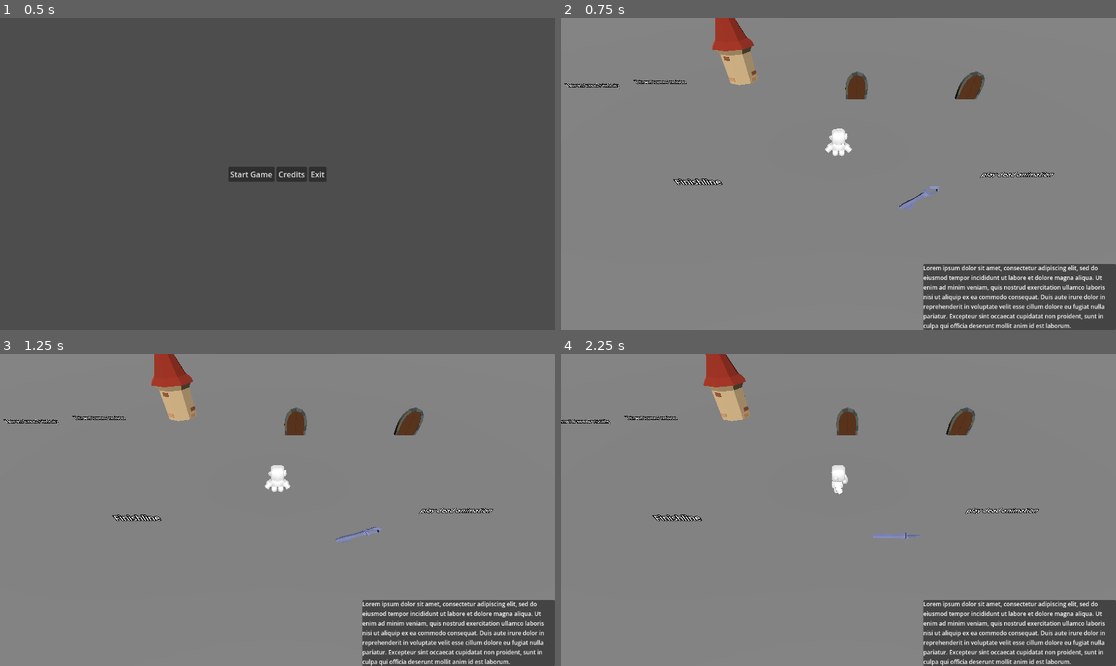
Above: before the commit, frames 1-4 (two rows, left to right).
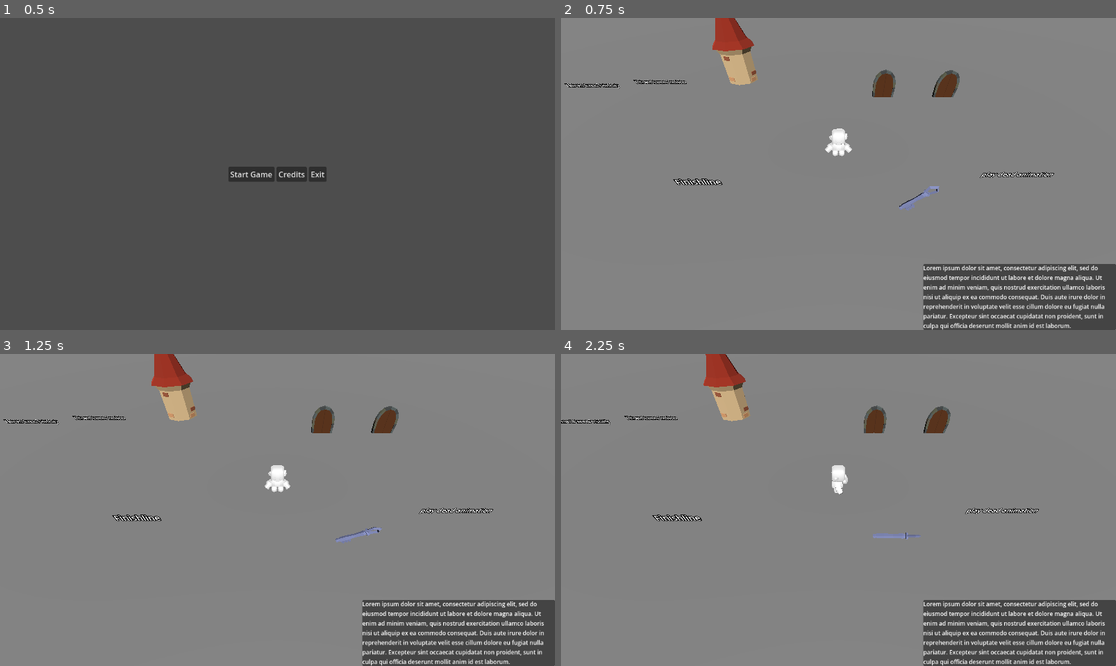
Above: after the commit, the same moments.

Repository: vavrajosef/bgjam-2024
Game: Godot game, scene res://scenes/menu.tscn
Two runs of this game, one before a commit and one after it. Both use one fixed random seed, a clock stepped at 60 frames per second and the inputs below.
Inputs (mouse positions are in pixels of both pictures, inside the frame that each line leads up to):
- Up to frame 1 (0.5 s): no input
- Up to frame 2 (0.75 s): click "Start Game" at 0.5 s
- Up to frame 3 (1.25 s): no input
- Up to frame 4 (2.25 s): tap Enter (ui_accept) at 1.25, 1.52 s; move the mouse to (960, 494) at 1.27 s; tap A (a) at 1.35 s; tap D (d) at 1.55, 2.1 s; move the mouse to (727, 525) at 2.02 s

Frame 1 is identical in both runs. In frame 2, 1.3% of the frame differs, in the area x 51-77%, y 16-27%; in frame 3, 1.3%; in frame 4, 1.3%.

Commit message:
door open and close

Diff:
--- /dev/null
+++ b/game/Door_animated.gd
@@ -0,0 +1,47 @@
+extends StaticBody3D
+
+@export var is_key_required := true
+@export var key_id := 0
+@export var is_open := false
+@onready var label := %Label3D
+@onready var collision := %CollisionShape3D
+@onready var door_open_sound := %door_open
+@onready var door_unlock_sound := %door_unlock
+@onready var door_close_sound := %door_close
+@onready var animation := %AnimationPlayer
+var animation_open := false
+
+# Called when the node enters the scene tree for the first time.
+func _ready():
+	if not is_key_required:
+		is_open = true
+		collision.call_deferred("set_disabled", true)
+
+func _on_area_3d_body_entered(body):
+	if body is Player:
+		if body.has_key(key_id) and not is_open:
+			door_unlock_sound.play()
+			is_open = true
+		if body.has_key(key_id) or is_open:
+			if not door_unlock_sound.is_playing():
+				door_open_sound.play()
+			collision.call_deferred("set_disabled", true)
+			door_animation_open()
+		else:
+			label.text = "You need a key"
+
+func _on_area_3d_body_exited(body):
+	label.text = ""
+	if is_open:
+		door_close_sound.play()
+		door_animation_close()
+
+func door_animation_open():
+	if is_open and not animation_open:
+		animation.queue("new_animation")
+		animation_open = true
+
+func door_animation_close():
+	if animation_open:
+		animation.play_backwards("new_animation")
+		animation_open = false
--- a/game/scenes/door.tscn
+++ b/game/scenes/door.tscn
@@ -1,16 +1,16 @@
-[gd_scene load_steps=18 format=3 uid="uid://bw61ndmdbcjyp"]
-
+[gd_scene load_steps=22 format=3 uid="uid://p6wnubxxna6d"]
+
+[ext_resource type="Script" path="res://Door_animated.gd" id="1_prd0i"]
 [ext_resource type="AudioStream" uid="uid://dlsu3h17mq2ks" path="res://sounds_and_music/sfx/SFX/door_open.wav" id="2_8euxp"]
-[ext_resource type="Script" path="res://scenes/door.gd" id="2_hibu1"]
 [ext_resource type="AudioStream" uid="uid://dolivualx7dai" path="res://sounds_and_music/sfx/SFX/door_locked.wav" id="3_jg51r"]
 [ext_resource type="AudioStream" uid="uid://cfp7j86ff3hh2" path="res://sounds_and_music/sfx/SFX/door_unlock.wav" id="4_08hi5"]
 
-[sub_resource type="StandardMaterial3D" id="StandardMaterial3D_yhssl"]
+[sub_resource type="StandardMaterial3D" id="StandardMaterial3D_c3omy"]
 resource_name = "Wood"
 cull_mode = 2
 albedo_color = Color(0.367666, 0.196104, 0.0659425, 1)
 
-[sub_resource type="ArrayMesh" id="ArrayMesh_wxntd"]
+[sub_resource type="ArrayMesh" id="ArrayMesh_ebymc"]
 _surfaces = [{
 "aabb": AABB(-0.316418, -0.174565, -0.039557, 0.321922, 0.855084, 0.079114),
 "format": 34359742465,
@@ -25,8 +25,8 @@
 }]
 blend_shape_mode = 0
 
-[sub_resource type="ArrayMesh" id="ArrayMesh_ierxn"]
-resource_name = "Door_Door_1"
+[sub_resource type="ArrayMesh" id="ArrayMesh_6xwpm"]
+resource_name = "Door_animated_Door_1"
 _surfaces = [{
 "aabb": AABB(-0.316418, -0.174565, -0.039557, 0.321922, 0.855084, 0.079114),
 "attribute_data": PackedByteArray(171, 170, 106, 63, 0, 0, 0, 63, 171, 170, 106, 63, 0, 0, 0, 63, 86, 85, 85, 63, 0, 0, …(1955 unchanged characters)…
@@ -59,8 +59,8 @@
 }]
 blend_shape_mode = 0
 
-[sub_resource type="ArrayMesh" id="ArrayMesh_a6r1r"]
-resource_name = "Door_Door_2"
+[sub_resource type="ArrayMesh" id="ArrayMesh_ukfju"]
+resource_name = "Door_animated_Door_2"
 _surfaces = [{
 "aabb": AABB(-0.00550449, -0.174565, -0.039557, 0.321922, 0.855084, 0.079114),
 "attribute_data": PackedByteArray(171, 170, 106, 63, 0, 0, 0, 63, 171, 170, 106, 63, 0, 0, 0, 63, 86, 85, 85, 63, 0, 0, …(2041 unchanged characters)…
@@ -142,15 +142,15 @@
 }]
 blend_shape_mode = 0
 
-[sub_resource type="ArrayMesh" id="ArrayMesh_548qb"]
-resource_name = "Door_Stone_Arch"
+[sub_resource type="ArrayMesh" id="ArrayMesh_g0yrp"]
+resource_name = "Door_animated_Stone_Arch"
 _surfaces = [{
 "aabb": AABB(-0.392464, -0.000376672, -0.0616253, 0.78579, 0.946557, 0.123251),
 "attribute_data": PackedByteArray(0, 0, 128, 63, 0, 0, 0, 63, 0, 0, 128, 63, 0, 0, 0, 63, 171, 170, 106, 63, 0, 0, 0, 6 …(2183 unchanged characters)…
 "format": 34359742487,
 "index_count": 108,
 "index_data": PackedByteArray(17, 0, 3, 0, 1, 0, 17, 0, 23, 0, 3, 0, 19, 0, 7, 0, 5, 0, 19, 0, 21, 0, 7, 0, 26, 0, 11,  …(652 unchanged characters)…
-"material": SubResource("StandardMaterial3D_nsdm8"),
+"material": SubResource("StandardMaterial3D_we7xd"),
 "name": "Stone_Arch_1",
 "primitive": 3,
 "uv_scale": Vector4(0, 0, 0, 0),
@@ -194,29 +194,107 @@
 "vertex_data": PackedByteArray(180, 156, 157, 190, 234, 155, 7, 63, 14, 152, 95, 189, 180, 156, 157, 190, 234, 155, 7,  …(1404 unchanged characters)…
 }]
 blend_shape_mode = 0
-shadow_mesh = SubResource("ArrayMesh_5yx0q")
-
-[sub_resource type="BoxShape3D" id="BoxShape3D_ddf55"]
-
-[sub_resource type="BoxShape3D" id="BoxShape3D_3548r"]
+shadow_mesh = SubResource("ArrayMesh_qecew")
+
+[sub_resource type="Animation" id="Animation_ly61y"]
+resource_name = "Door_1Action"
+length = 0.833333
+tracks/0/type = "rotation_3d"
+tracks/0/imported = true
+tracks/0/enabled = true
+tracks/0/path = NodePath("Door_1")
+tracks/0/interp = 1
+tracks/0/loop_wrap = true
+tracks/0/keys = PackedFloat32Array(0, 1, 0, 0, 0, 1, 0.0333333, 1, 0, 0, 0, 1, 0.0666667, 1, 0, 0.0037787, 0, 0.999993, 0.1, 1, 0, 0.0134884, 0, 0.999909, 0.133333, 1, 0, 0.0299275, 0, 0.999552, 0.166667, 1, 0, 0.0525342, 0, 0.998619, 0.2, 1, 0, 0.082237, 0, 0.996613, 0.233333, 1, 0, 0.116372, 0, 0.993206, 0.266667, 1, 0, 0.154308, 0, 0.988023, 0.3, 1, 0, 0.195388, 0, 0.980726, 0.333333, 1, 0, 0.238931, 0, 0.971037, 0.366667, 1, 0, 0.284634, 0, 0.958636, 0.4, 1, 0, 0.330866, 0, 0.943678, 0.5, 1, 0, 0.46615, 0, 0.884706, 0.533333, 1, 0, 0.507511, 0, 0.861645, 0.566667, 1, 0, 0.546008, 0, 0.83778, 0.6, 1, 0, 0.581263, 0, 0.813716, 0.633333, 1, 0, 0.612965, 0, 0.79011, 0.666667, 1, 0, 0.640866, 0, 0.767653, 0.7, 1, 0, 0.663433, 0, 0.748236, 0.733333, 1, 0, 0.6815, 0, 0.731819, 0.766667, 1, 0, 0.694924, 0, 0.719083, 0.8, 1, 0, 0.703535, 0, 0.71066, 0.833333, 1, 0, 0.707107, 0, 0.707107)
+tracks/1/type = "rotation_3d"
+tracks/1/imported = true
+tracks/1/enabled = false
+tracks/1/path = NodePath("Door_2")
+tracks/1/interp = 1
+tracks/1/loop_wrap = true
+tracks/1/keys = PackedFloat32Array(0, 1, 0, 0, 0, 1)
+
+[sub_resource type="Animation" id="Animation_bcr8x"]
+resource_name = "Door_2Action"
+length = 0.833333
+tracks/0/type = "rotation_3d"
+tracks/0/imported = true
+tracks/0/enabled = true
+tracks/0/path = NodePath("Door_2")
+tracks/0/interp = 1
+tracks/0/loop_wrap = true
+tracks/0/keys = PackedFloat32Array(0, 1, 0, 0, 0, 1, 0.0333333, 1, 0, 0, 0, 1, 0.0666667, 1, 0, -0.0037787, 0, 0.999993, 0.1, 1, 0, -0.0134884, 0, 0.999909, 0.133333, 1, 0, -0.0299275, 0, 0.999552, 0.166667, 1, 0, -0.0525342, 0, 0.998619, 0.2, 1, 0, -0.082237, 0, 0.996613, 0.233333, 1, 0, -0.116372, 0, 0.993206, 0.266667, 1, 0, -0.154308, 0, 0.988023, 0.3, 1, 0, -0.195388, 0, 0.980726, 0.333333, 1, 0, -0.238931, 0, 0.971037, 0.366667, 1, 0, -0.284634, 0, 0.958636, 0.4, 1, 0, -0.330866, 0, 0.943678, 0.5, 1, 0, -0.46615, 0, 0.884706, 0.533333, 1, 0, -0.507511, 0, 0.861645, 0.566667, 1, 0, -0.546008, 0, 0.83778, 0.6, 1, 0, -0.581263, 0, 0.813716, 0.633333, 1, 0, -0.612965, 0, 0.79011, 0.666667, 1, 0, -0.640866, 0, 0.767653, 0.7, 1, 0, -0.663433, 0, 0.748236, 0.733333, 1, 0, -0.6815, 0, 0.731819, 0.766667, 1, 0, -0.694924, 0, 0.719083, 0.8, 1, 0, -0.703535, 0, 0.71066, 0.833333, 1, 0, -0.707107, 0, 0.707107)
+tracks/1/type = "rotation_3d"
+tracks/1/imported = true
+tracks/1/enabled = false
+tracks/1/path = NodePath("Door_1")
+tracks/1/interp = 1
+tracks/1/loop_wrap = true
+tracks/1/keys = PackedFloat32Array(0, 1, 0, 0, 0, 1)
+
+[sub_resource type="Animation" id="Animation_spnyw"]
+resource_name = "new_animation"
+tracks/0/type = "rotation_3d"
+tracks/0/imported = false
+tracks/0/enabled = true
+tracks/0/path = NodePath("Door_1")
+tracks/0/interp = 1
+tracks/0/loop_wrap = true
+tracks/0/keys = PackedFloat32Array(0, 1, 0, 0, 0, 1, 0.0333333, 1, 0, 0, 0, 1, 0.0666667, 1, 0, 0.0037787, 0, 0.999993, 0.1, 1, 0, 0.0134884, 0, 0.999909, 0.133333, 1, 0, 0.0299275, 0, 0.999552, 0.166667, 1, 0, 0.0525342, 0, 0.998619, 0.2, 1, 0, 0.082237, 0, 0.996613, 0.233333, 1, 0, 0.116372, 0, 0.993206, 0.266667, 1, 0, 0.154308, 0, 0.988023, 0.3, 1, 0, 0.195388, 0, 0.980726, 0.333333, 1, 0, 0.238931, 0, 0.971037, 0.366667, 1, 0, 0.284634, 0, 0.958636, 0.4, 1, 0, 0.330866, 0, 0.943678, 0.5, 1, 0, 0.46615, 0, 0.884706, 0.533333, 1, 0, 0.507511, 0, 0.861645, 0.566667, 1, 0, 0.546008, 0, 0.83778, 0.6, 1, 0, 0.581263, 0, 0.813716, 0.633333, 1, 0, 0.612965, 0, 0.79011, 0.666667, 1, 0, 0.640866, 0, 0.767653, 0.7, 1, 0, 0.663433, 0, 0.748236, 0.733333, 1, 0, 0.6815, 0, 0.731819, 0.766667, 1, 0, 0.694924, 0, 0.719083, 0.8, 1, 0, 0.703535, 0, 0.71066, 0.833333, 1, 0, 0.707107, 0, 0.707107)
+tracks/1/type = "rotation_3d"
+tracks/1/imported = false
+tracks/1/enabled = true
+tracks/1/path = NodePath("Door_2")
+tracks/1/interp = 1
+tracks/1/loop_wrap = true
+tracks/1/keys = PackedFloat32Array(0, 1, 0, 0, 0, 1, 0.0333333, 1, 0, 0, 0, 1, 0.0666667, 1, 0, -0.0037787, 0, 0.999993, 0.1, 1, 0, -0.0134884, 0, 0.999909, 0.133333, 1, 0, -0.0299275, 0, 0.999552, 0.166667, 1, 0, -0.0525342, 0, 0.998619, 0.2, 1, 0, -0.082237, 0, 0.996613, 0.233333, 1, 0, -0.116372, 0, 0.993206, 0.266667, 1, 0, -0.154308, 0, 0.988023, 0.3, 1, 0, -0.195388, 0, 0.980726, 0.333333, 1, 0, -0.238931, 0, 0.971037, 0.366667, 1, 0, -0.284634, 0, 0.958636, 0.4, 1, 0, -0.330866, 0, 0.943678, 0.5, 1, 0, -0.46615, 0, 0.884706, 0.533333, 1, 0, -0.507511, 0, 0.861645, 0.566667, 1, 0, -0.546008, 0, 0.83778, 0.6, 1, 0, -0.581263, 0, 0.813716, 0.633333, 1, 0, -0.612965, 0, 0.79011, 0.666667, 1, 0, -0.640866, 0, 0.767653, 0.7, 1, 0, -0.663433, 0, 0.748236, 0.733333, 1, 0, -0.6815, 0, 0.731819, 0.766667, 1, 0, -0.694924, 0, 0.719083, 0.8, 1, 0, -0.703535, 0, 0.71066, 0.833333, 1, 0, -0.707107, 0, 0.707107)
+
+[sub_resource type="AnimationLibrary" id="AnimationLibrary_4wyqt"]
+_data = {
+"Door_1Action": SubResource("Animation_ly61y"),
+"Door_2Action": SubResource("Animation_bcr8x"),
+"new_animation": SubResource("Animation_spnyw")
+}
+
+[sub_resource type="BoxShape3D" id="BoxShape3D_csk4q"]
+
+[sub_resource type="BoxShape3D" id="BoxShape3D_a31ad"]
 size = Vector3(1, 1, 0.2)
 
 [node name="Door" type="StaticBody3D"]
-script = ExtResource("2_hibu1")
+script = ExtResource("1_prd0i")
 
 [node name="Door_1" type="MeshInstance3D" parent="."]
 transform = Transform3D(1, 0, 0, 0, 1, 0, 0, 0, 1, 0.316418, 0.174189, 0.0124105)
-mesh = SubResource("ArrayMesh_ierxn")
+mesh = SubResource("ArrayMesh_6xwpm")
 skeleton = NodePath("")
 
 [node name="Door_2" type="MeshInstance3D" parent="."]
 transform = Transform3D(1, 0, 0, 0, 1, 0, 0, 0, 1, -0.316418, 0.174189, 0.0124105)
-mesh = SubResource("ArrayMesh_a6r1r")
+mesh = SubResource("ArrayMesh_ukfju")
 skeleton = NodePath("")
 
 [node name="Stone_Arch" type="MeshInstance3D" parent="."]
-mesh = SubResource("ArrayMesh_548qb")
+mesh = SubResource("ArrayMesh_g0yrp")
 skeleton = NodePath("")
+
+[node name="AnimationPlayer" type="AnimationPlayer" parent="."]
+unique_name_in_owner = true
+libraries = {
+"": SubResource("AnimationLibrary_4wyqt")
+}
+
+[node name="door_open" type="AudioStreamPlayer" parent="."]
+unique_name_in_owner = true
+stream = ExtResource("2_8euxp")
+
+[node name="door_close" type="AudioStreamPlayer" parent="."]
+unique_name_in_owner = true
+stream = ExtResource("3_jg51r")
+
+[node name="door_unlock" type="AudioStreamPlayer" parent="."]
+unique_name_in_owner = true
+stream = ExtResource("4_08hi5")
 
 [node name="Label3D" type="Label3D" parent="."]
 unique_name_in_owner = true
@@ -226,24 +304,12 @@
 
 [node name="CollisionShape3D" type="CollisionShape3D" parent="Area3D"]
 transform = Transform3D(1, 0, 0, 0, 1, 0, 0, 0, 1, 0, 0.5, 0.5)
-shape = SubResource("BoxShape3D_ddf55")
+shape = SubResource("BoxShape3D_csk4q")
 
 [node name="CollisionShape3D" type="CollisionShape3D" parent="."]
 unique_name_in_owner = true
 transform = Transform3D(1, 0, 0, 0, 1, 0, 0, 0, 1, 0, 0.5, 0)
-shape = SubResource("BoxShape3D_3548r")
-
-[node name="door_open" type="AudioStreamPlayer" parent="."]
-unique_name_in_owner = true
-stream = ExtResource("2_8euxp")
-
-[node name="door_close" type="AudioStreamPlayer" parent="."]
-unique_name_in_owner = true
-stream = ExtResource("3_jg51r")
-
-[node name="door_unlock" type="AudioStreamPlayer" parent="."]
-unique_name_in_owner = true
-stream = ExtResource("4_08hi5")
+shape = SubResource("BoxShape3D_a31ad")
 
 [connection signal="body_entered" from="Area3D" to="." method="_on_area_3d_body_entered"]
 [connection signal="body_exited" from="Area3D" to="." method="_on_area_3d_body_exited"]
--- a/game/scenes/game.tscn
+++ b/game/scenes/game.tscn
@@ -39,15 +39,6 @@
 
 [node name="Finish" parent="." instance=ExtResource("5_m01y8")]
 transform = Transform3D(1, 0, 0, 0, 1, 0, 0, 0, 1, -2.09512, 0, 2.07852)
-
-[node name="Door" parent="." instance=ExtResource("6_vtuio")]
-transform = Transform3D(1, 0, 0, 0, 1, 0, 0, 0, 1, 0.826433, 0, -3.11621)
-key_id = 1
-
-[node name="Door2" parent="." instance=ExtResource("6_vtuio")]
-transform = Transform3D(1, 0, 0, 0, 1, 0, 0, 0, 1, 4.9586, 0, -3.12521)
-is_key_required = false
-key_id = 2
 
 [node name="Pickupable" parent="." instance=ExtResource("7_o3dys")]
 transform = Transform3D(1, 0, 0, 0, 1, 0, 0, 0, 1, 1.29357, 0, 2.44402)
@@ -86,6 +77,14 @@
 transform = Transform3D(1, 0, 0, 0, 1, 0, 0, 0, 1, 0, 0.5, 0)
 text = "This will turnoff visibility"
 
+[node name="Door" parent="." instance=ExtResource("6_vtuio")]
+transform = Transform3D(1, 0, 0, 0, 1, 0, 0, 0, 1, 1.85375, 0, -3.30364)
+key_id = 1
+
+[node name="Door2" parent="." instance=ExtResource("6_vtuio")]
+transform = Transform3D(1, 0, 0, 0, 1, 0, 0, 0, 1, 4.14687, 2.38419e-07, -3.2749)
+is_key_required = false
+
 [connection signal="char_active" from="." to="Cam" method="_on_game_char_active"]
 [connection signal="char_inactive" from="." to="Cam" method="_on_game_char_inactive"]
 [connection signal="player_entered" from="Finish" to="." method="_on_finish_player_entered"]
Not shown: 7 places in game/scenes/door.tscn that only renumber resources
Not shown: 1 places in game/scenes/game.tscn that only renumber resources
